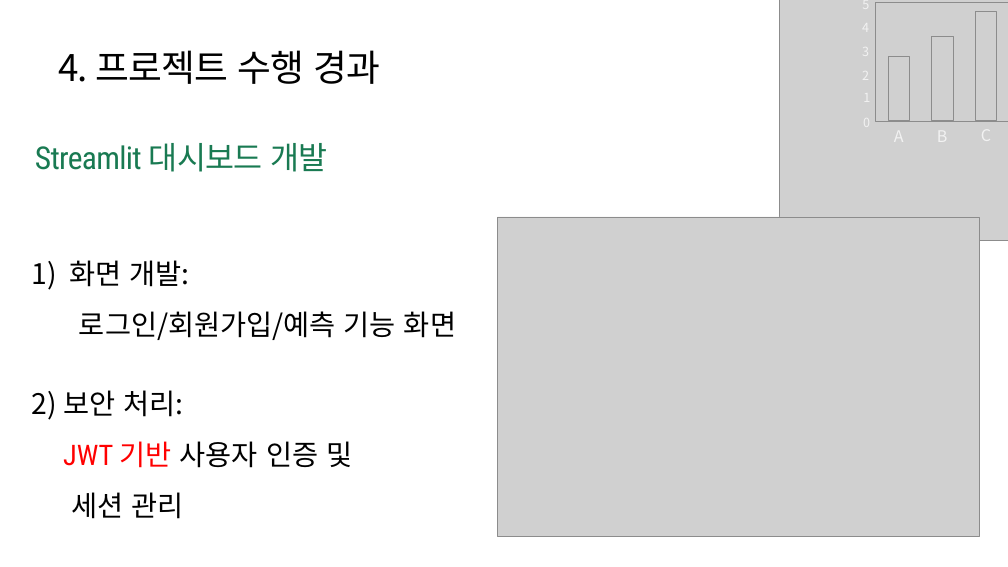
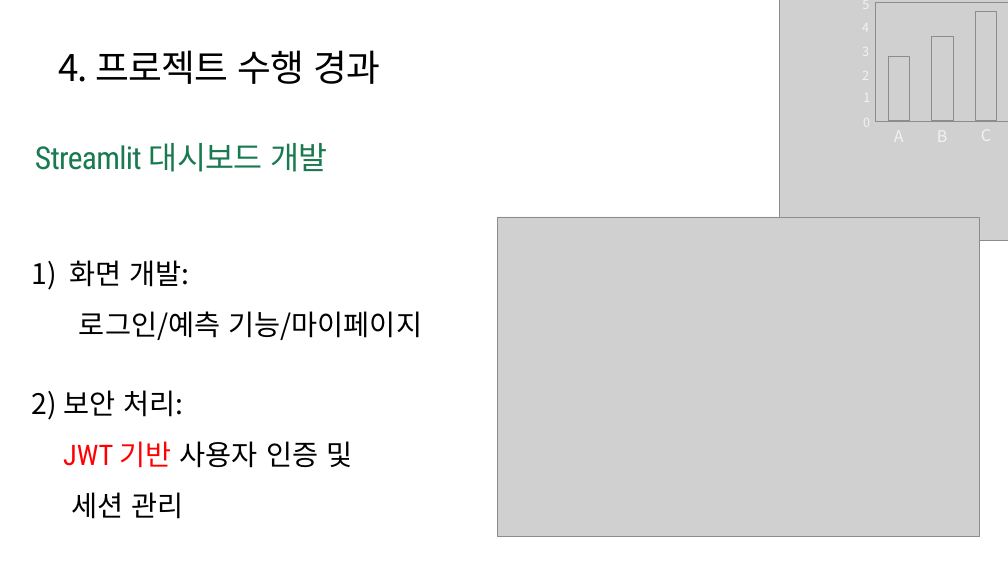
Before and after one commit to parkahjin/brain-hemorrhage, a slide deck: slide 17 of Slide/B팀_Claude_뇌출혈 조기 진단 프로젝트.pptx. Drawn at 1008x567 pixels with LibreOffice and Linux fonts; fonts in the diff are those of the drawing; grey boxes stand for pictures; background and template pictures are left out. Boxes give left, top, right and bottom in pixels: in the first picture for what was removed or moved away, otherwise in the second. Text is boxed around its words. In the diff, an @@ line names an element or a change of style, - is before the commit and + after.

```diff
--- a/Slide/B팀_Claude_뇌출혈 조기 진단 프로젝트.pptx
+++ b/Slide/B팀_Claude_뇌출혈 조기 진단 프로젝트.pptx
@@ text at (x1=79, y1=311, x2=422, y2=340): text changed @@
-로그인/회원가입/예측 기능 화면
+로그인/예측 기능/마이페이지
```
Also in this commit, not shown: 2 other slides changed, 4 other files.
